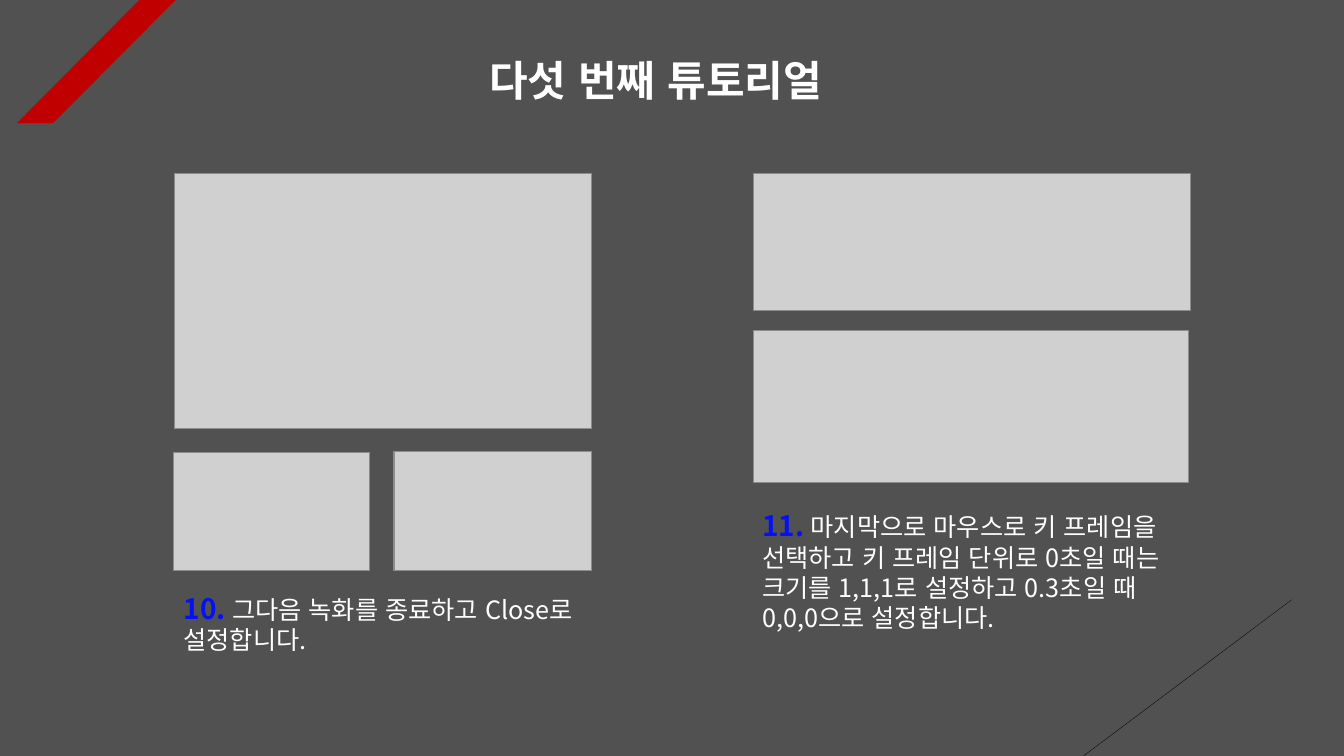
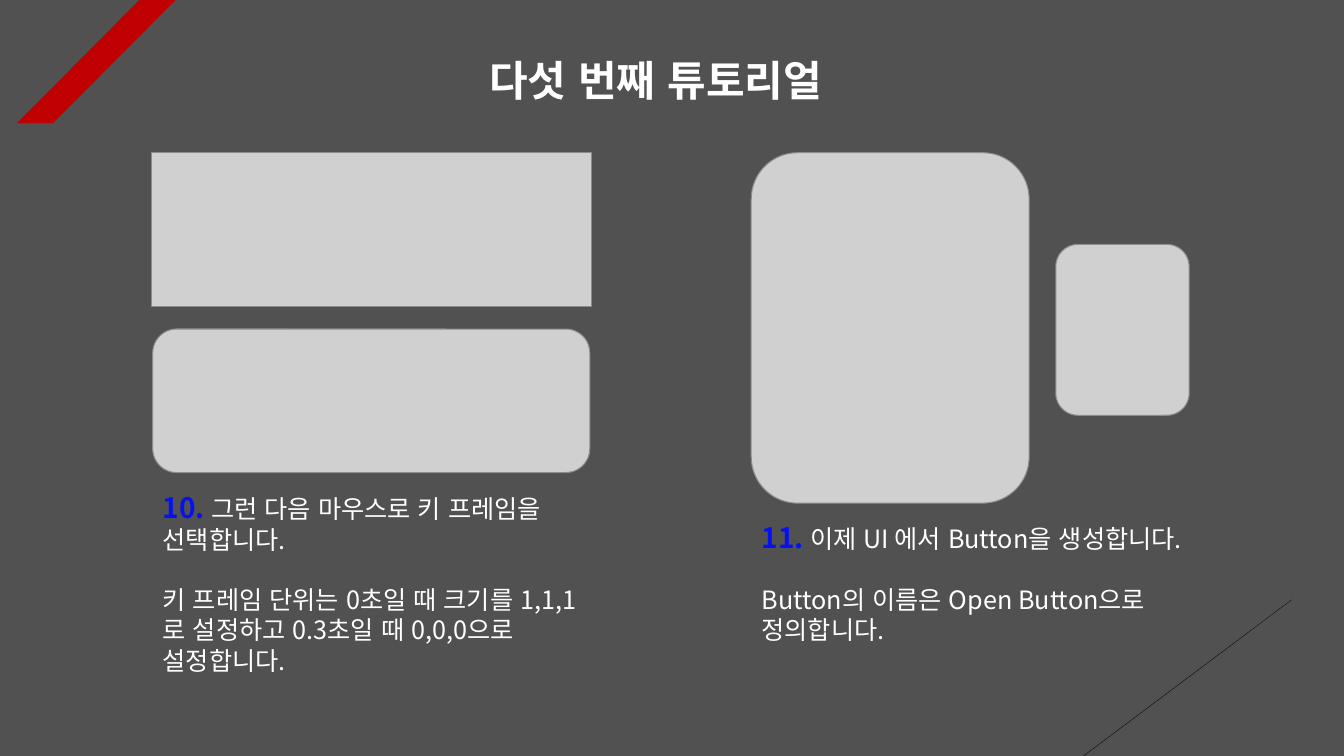
Before and after one commit to Unity2033/3D-UnityEngine, a slide deck: slide 5 of Assets/Class/Animation Clip/PPT Data/Animation Clip Example.pptx. Drawn at 1344x756 pixels with LibreOffice and Linux fonts; fonts in the diff are those of the drawing; grey boxes stand for pictures. Boxes give left, top, right and bottom in pixels: in the first picture for what was removed or moved away, otherwise in the second. Text is boxed around its words. In the diff, an @@ line names an element or a change of style, - is before the commit and + after.

```diff
--- a/Assets/Class/Animation Clip/PPT Data/Animation Clip Example.pptx
+++ b/Assets/Class/Animation Clip/PPT Data/Animation Clip Example.pptx
@@ picture: place and size @@
-picture at <box>753,173,1191,311</box>
+picture at <box>152,153,593,307</box>
@@ picture removed at <box>174,173,593,429</box> @@
@@ picture added at <box>751,153,1029,504</box> @@
@@ picture added at <box>1056,244,1189,415</box> @@
@@ picture: place and size @@
-picture at <box>753,331,1189,482</box>
+picture at <box>153,329,591,472</box>
@@ picture removed at <box>174,452,370,571</box> @@
@@ picture removed at <box>394,452,592,571</box> @@
@@ text at <box>163,497,576,672</box>: text changed @@
-11. 마지막으로 마우스로 키 프레임을 선택하고 키 프레임 단위로 0초일 때는 크기를 1,1,1로 설정하고 0.3초일 때 0,0,0으로 설정합니다.
+10. 그런 다음 마우스로 키 프레임을 선택합니다.
+키 프레임 단위는 0초일 때 크기를 1,1,1로 설정하고 0.3초일 때 0,0,0으로 설정합니다.
@@ text added at <box>762,527,1182,641</box>, 18 pt, text #FFFFFF @@
+11. 이제 UI 에서 Button을 생성합니다.
+Button의 이름은 Open Button으로 정의합니다.
@@ text removed at <box>184,598,572,651</box> @@
-10. 그다음 녹화를 종료하고 Close로 설정합니다.
```
Also in this commit, not shown: 8 other slides changed, 14 other files.
